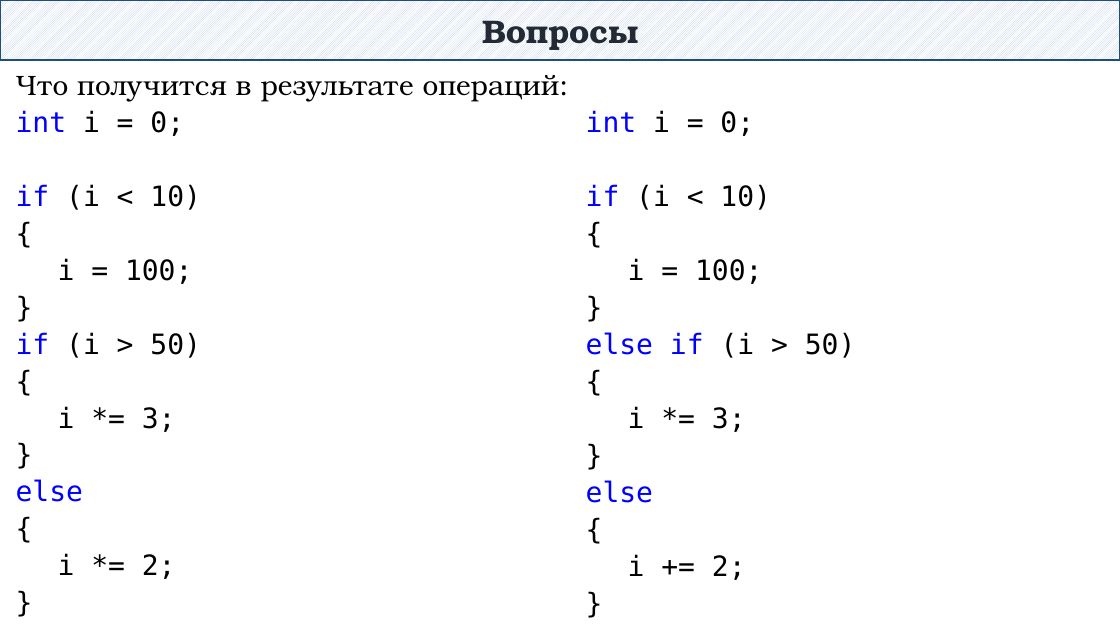
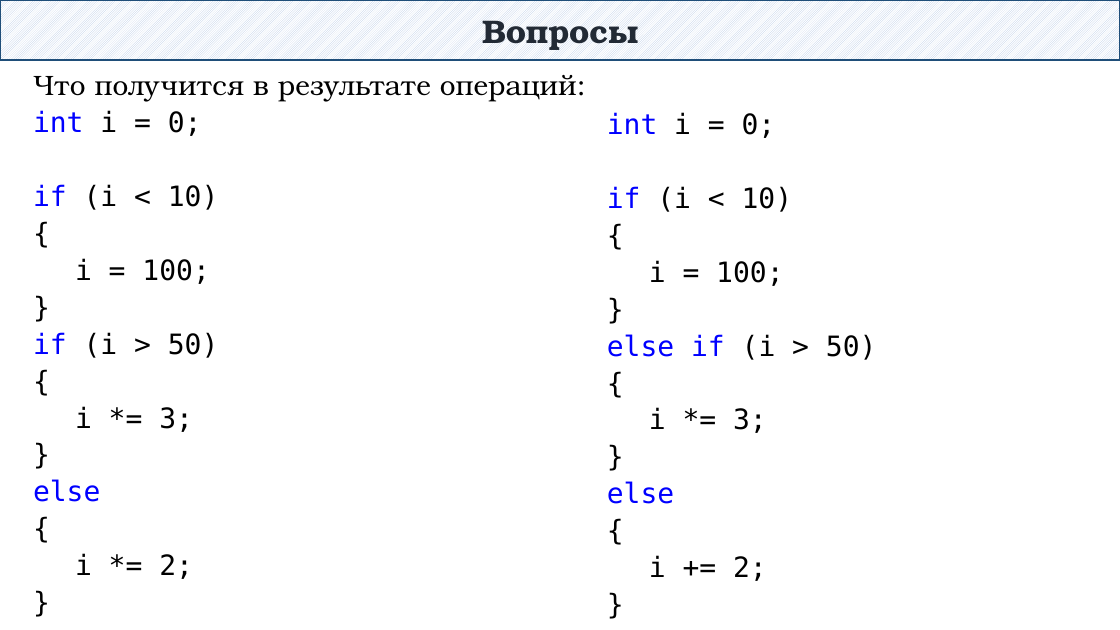
Before and after one commit to DaniilKlyukin/ITiP-1, a slide deck: slide 16 of Лекции/ИТиП лек 2 (лр 2, практическая 1).pptx. Drawn at 1120x630 pixels with LibreOffice and Linux fonts; fonts in the diff are those of the drawing. Boxes give left, top, right and bottom in pixels: in the first picture for what was removed or moved away, otherwise in the second. Text is boxed around its words. In the diff, an @@ line names an element or a change of style, - is before the commit and + after.

```diff
--- a/Лекции/ИТиП лек 2 (лр 2, практическая 1).pptx
+++ b/Лекции/ИТиП лек 2 (лр 2, практическая 1).pptx
@@ text "Что получится в результате операций:": place and size @@
-text "Что получится в результате операций:" at (16, 75, 560, 579)
+text "Что получится в результате операций:" at (33, 75, 577, 579)
@@ text "int i = 0;": place and size @@
-text "int i = 0;" at (586, 110, 856, 580)
+text "int i = 0;" at (607, 112, 877, 581)
```
Also in this commit, not shown: 13 other slides changed, 1 other file.
